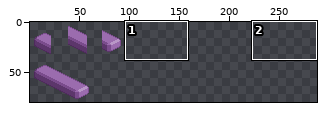
Pixel-art file: assets/aseprite/Platform.aseprite. Above, an overview of the earlier version with the close-up marked.
Close-up. The starting point:
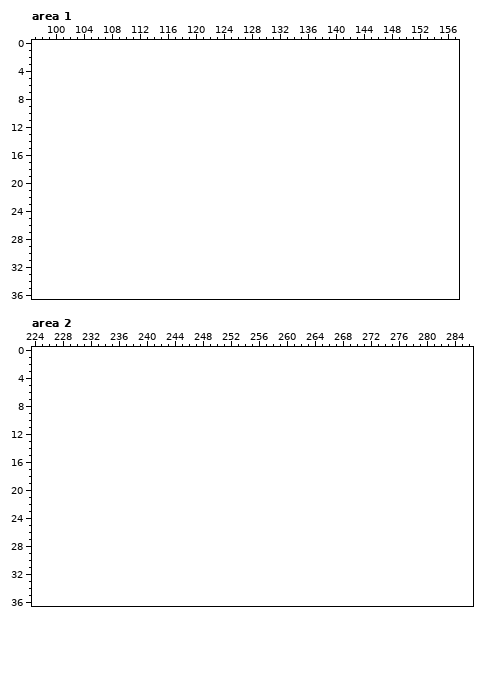
96x112 pixels, 1 frame. Shown: area 1: x 97..157, y 0..36; area 2: x 224..286, y 0..36. The old version is drawn lined up with the new one, on the new canvas. The wide view leaves out empty margins. The commit also changed other parts of the picture, which this record leaves out.
Palette (. is transparent): 
Once edited:
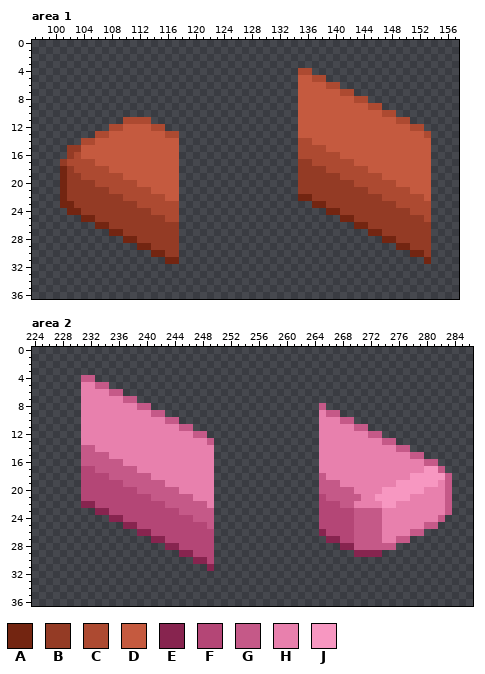
Colours new in this view: A #732511  B #943b25  C #ad4a31  D #c55a3f  E #87244f  F #b44676  G #c55988  H #e880ad  J #f797c1
Changes in this commit:
canvas 96x112 -> 288x80 (the part of the old canvas that was cut away was empty and is not shown)
Changed rows in their new state; - is an unchanged pixel.
Area 1:
first column x 101:
 4 ----------------------------------CC-----------------
 5 ----------------------------------DDCC---------------
 6 ----------------------------------DDDDCC-------------
 7 ----------------------------------DDDDDDCC-----------
 8 ----------------------------------DDDDDDDDCC---------
 9 ----------------------------------DDDDDDDDDDCC-------
10 ----------------------------------DDDDDDDDDDDDCC-----
11 ---------CCCC---------------------DDDDDDDDDDDDDDCC---
12 -------CCDDDDCC-------------------DDDDDDDDDDDDDDDDCC-
13 -----CCDDDDDDDDCC-----------------DDDDDDDDDDDDDDDDDDC
14 ---CCDDDDDDDDDDDD-----------------CCDDDDDDDDDDDDDDDDD
15 -BBDDDDDDDDDDDDDD-----------------CCCCDDDDDDDDDDDDDDD
16 -BCDDDDDDDDDDDDDD-----------------CCCCCCDDDDDDDDDDDDD
17 BCCCCDDDDDDDDDDDD-----------------BBCCCCCCDDDDDDDDDDD
18 ABCCCCCDDDDDDDDDD-----------------BBBBCCCCCCDDDDDDDDD
19 ABBCCCCCCDDDDDDDD-----------------BBBBBBCCCCCCDDDDDDD
20 ABBBBCCCCCCDDDDDD-----------------BBBBBBBBCCCCCCDDDDD
21 ABBBBBBCCCCCCDDDD-----------------BBBBBBBBBBCCCCCCDDD
22 ABBBBBBBBCCCCCCDD-----------------AABBBBBBBBBBCCCCCCD
23 AABBBBBBBBBCCCCCC-------------------AABBBBBBBBBBCCCCC
24 -AABBBBBBBBBBCCCC---------------------AABBBBBBBBBBCCC
25 ---AABBBBBBBBBBCC-----------------------AABBBBBBBBBBC
26 -----AABBBBBBBBBB-------------------------AABBBBBBBBB
27 -------AABBBBBBBB---------------------------AABBBBBBB
28 ---------AABBBBBB-----------------------------AABBBBB
29 -----------AABBBB-------------------------------AABBB
30 -------------AABB---------------------------------AAB
31 ---------------AA-----------------------------------A
Area 2:
first column x 231:
 4 GG---------------------------------------------------
 5 HHGG-------------------------------------------------
 6 HHHHGG-----------------------------------------------
 7 HHHHHHGG---------------------------------------------
 8 HHHHHHHHGG------------------------G------------------
 9 HHHHHHHHHHGG----------------------HGG----------------
10 HHHHHHHHHHHHGG--------------------HHHGG--------------
11 HHHHHHHHHHHHHHGG------------------HHHHHGG------------
12 HHHHHHHHHHHHHHHHGG----------------HHHHHHHGG----------
13 HHHHHHHHHHHHHHHHHHG---------------HHHHHHHHHGG--------
14 GGHHHHHHHHHHHHHHHHH---------------HHHHHHHHHHHGG------
15 GGGGHHHHHHHHHHHHHHH---------------HHHHHHHHHHHHHGG----
16 GGGGGGHHHHHHHHHHHHH---------------HHHHHHHHHHHHHHHGG--
17 FFGGGGGGHHHHHHHHHHH---------------HHHHHHHHHHHHHHHJJG-
18 FFFFGGGGGGHHHHHHHHH---------------GHHHHHHHHHHHHJJJJJG
19 FFFFFFGGGGGGHHHHHHH---------------GGGHHHHHHHHJJJJJJHG
20 FFFFFFFFGGGGGGHHHHH---------------GGGGGHHHHJJJJJJHHHG
21 FFFFFFFFFFGGGGGGHHH---------------FGGGGGHHJJJJJHHHHHG
22 EEFFFFFFFFFFGGGGGGH---------------FFFGGHHHHJJHHHHHHHG
23 --EEFFFFFFFFFFGGGGG---------------FFFFFGGGGHHHHHHHHHG
24 ----EEFFFFFFFFFFGGG---------------FFFFFGGGGHHHHHHHHG-
25 ------EEFFFFFFFFFFG---------------FFFFFGGGGHHHHHHGG--
26 --------EEFFFFFFFFF---------------EFFFFGGGGHHHHGG----
27 ----------EEFFFFFFF----------------EEFFGGGGHHGG------
28 ------------EEFFFFF------------------EEGGGGGG--------
29 --------------EEFFF--------------------EEEE----------
30 ----------------EEF----------------------------------
31 ------------------E----------------------------------
